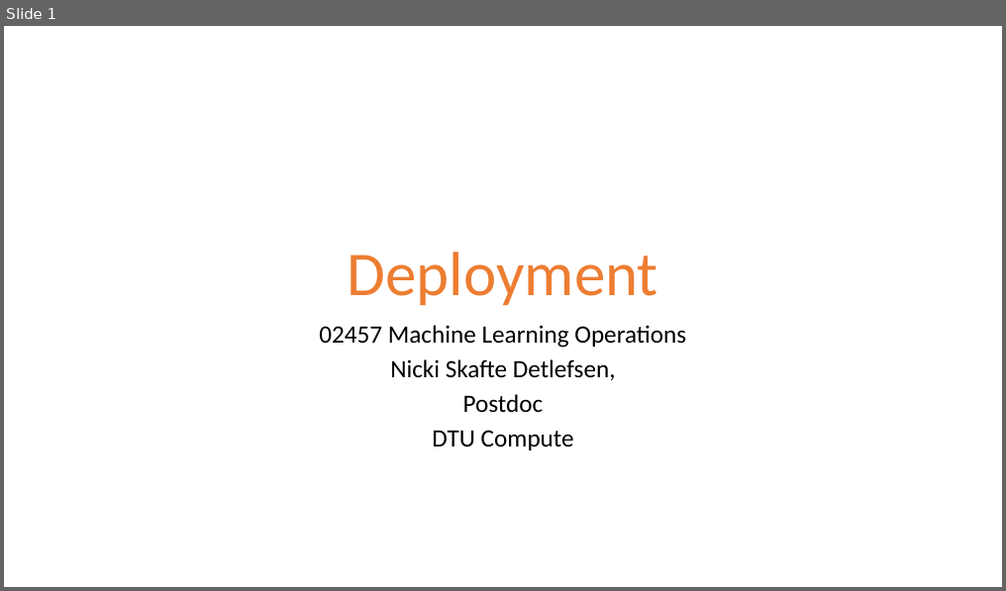
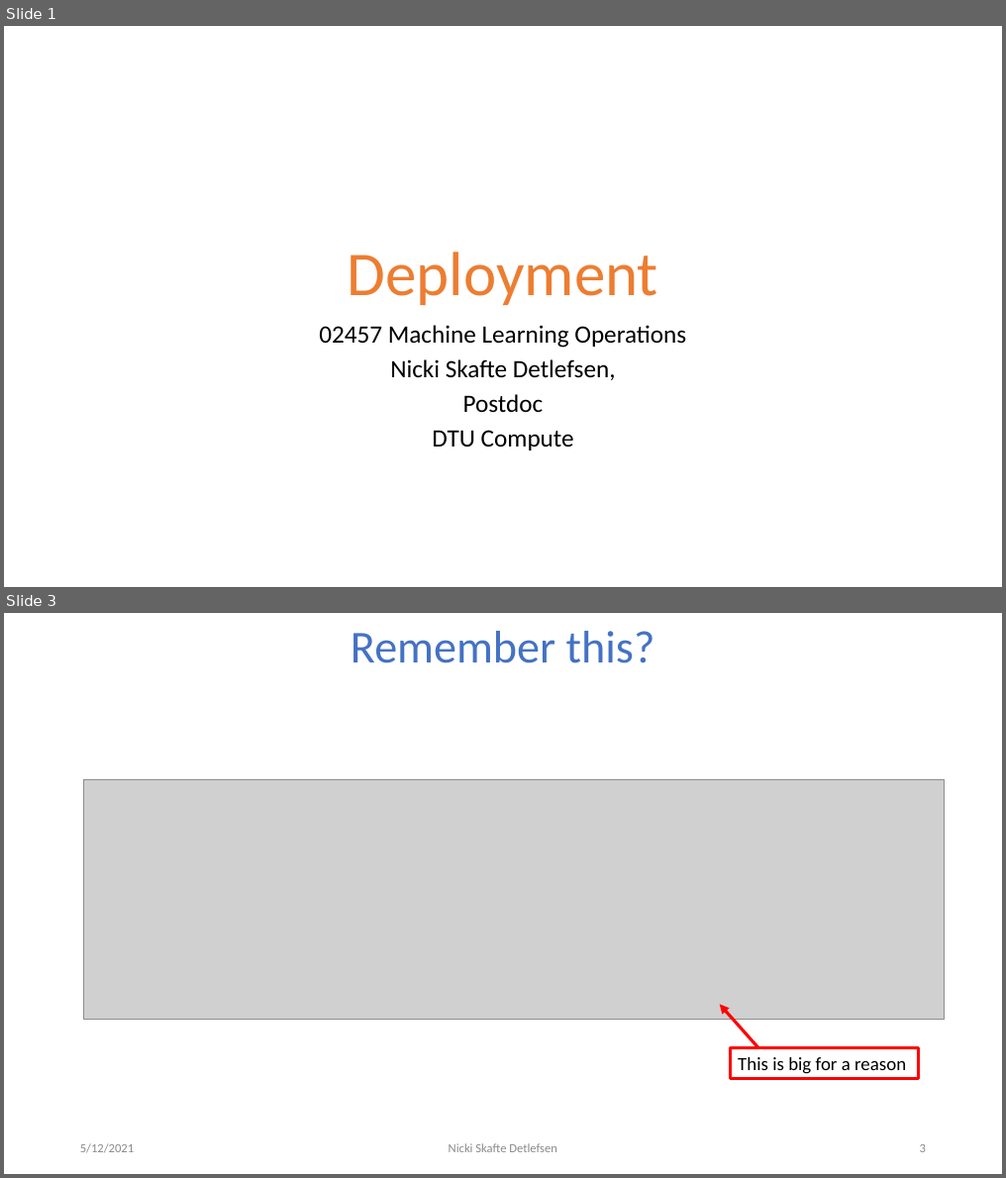
Before and after one commit to DeepEasterbunny/dtu_mlops, a slide deck: 10_deployment/deployment.pptx. Shown one above the other, each under a label of ours: slide 1 before the commit, slides 1 and 3 after it; the slides between them are not shown. The pictures are 1006x591 and 1006x1178 pixels, drawn with LibreOffice and Linux fonts; fonts in the diff are those of the drawing; grey boxes stand for pictures; background and template pictures are left out. Boxes give left, top, right and bottom in pixels: in the first picture for what was removed or moved away, otherwise in the second. Text is boxed around its words. In the diff, an @@ line names an element or a change of style, - is before the commit and + after.

```diff
--- a/10_deployment/deployment.pptx
+++ b/10_deployment/deployment.pptx
@@ slide 3 added at <box>4,613,1002,1174</box>, background #FFFFFF @@
@@ title added at <box>350,631,655,663</box>, 44 pt, text #4472C4 @@
+Remember this?
@@ picture added at <box>83,780,944,1020</box> @@
@@ arrow added from (757, 1048) to (720, 1004), #FF0000 3 pt @@
@@ rectangle added at <box>731,1049,918,1078</box>, outline #FF0000 3 pt, 18 pt, text #000000 @@
+This is big for a reason
@@ text added at <box>80,1144,134,1154</box>, 12 pt, text #8C8C8C @@
+5/12/2021
@@ text added at <box>449,1144,557,1153</box>, 12 pt, text #8C8C8C @@
+Nicki Skafte Detlefsen
@@ page number added at <box>920,1145,926,1153</box>, 12 pt, text #8C8C8C @@
+3
```
Also in this commit, not shown: 4 other slides added, 10 other files.
